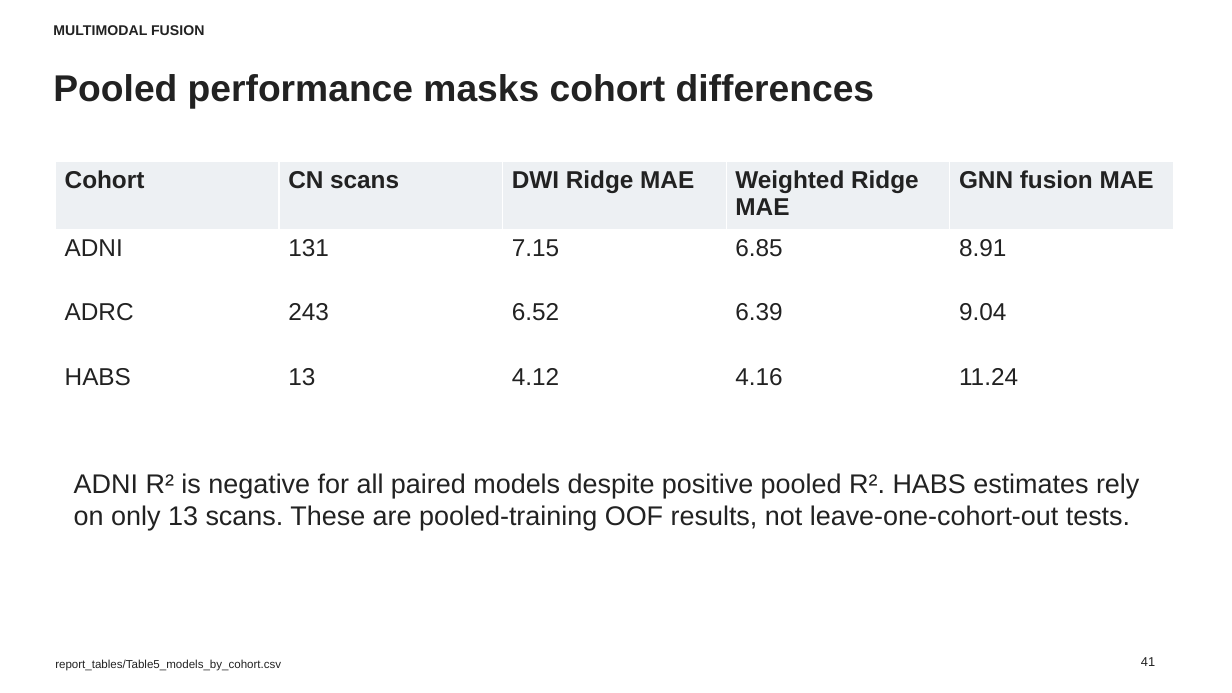
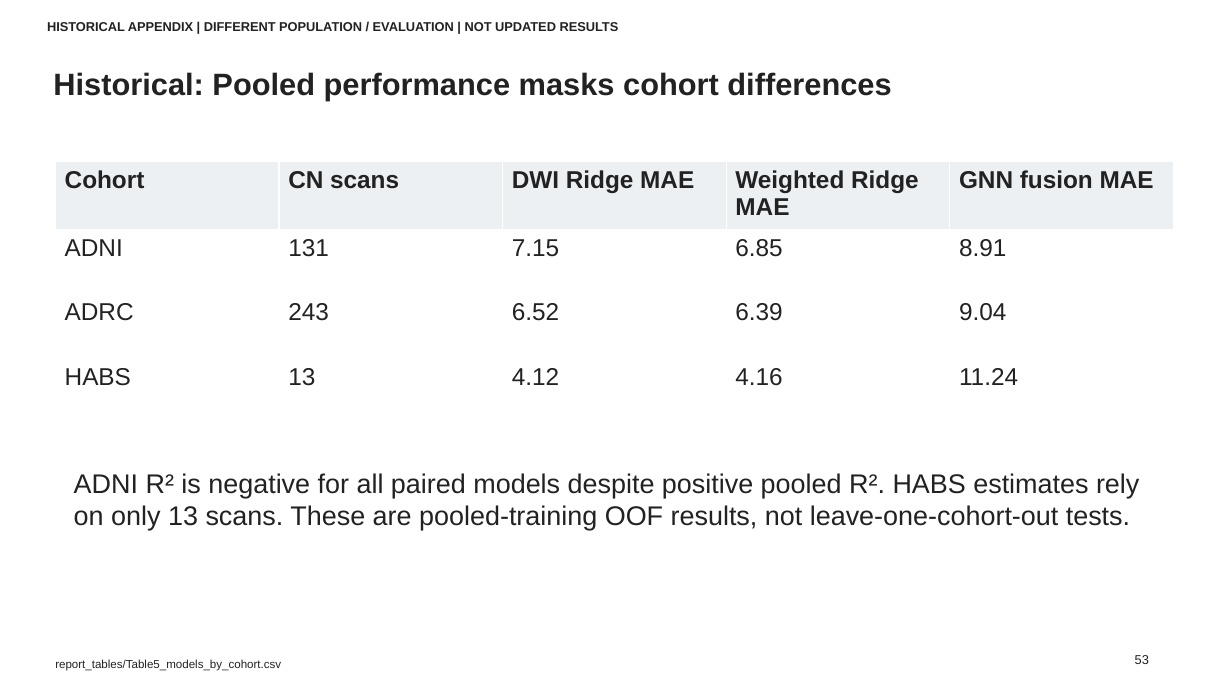
Before and after one commit to mintchoc0326/BAG-Prediction, a slide deck: slide 53 of reports/brain_age/slides/Connectome_Brain_Age_Results_English_Editable_with_Pipelines.pptx (slide 41 before the commit). Drawn at 1232x693 pixels with LibreOffice and Linux fonts; fonts in the diff are those of the drawing. Boxes give left, top, right and bottom in pixels: in the first picture for what was removed or moved away, otherwise in the second. Text is boxed around its words. In the diff, an @@ line names an element or a change of style, - is before the commit and + after.

```diff
--- a/reports/brain_age/slides/Connectome_Brain_Age_Results_English_Editable_with_Pipelines.pptx
+++ b/reports/brain_age/slides/Connectome_Brain_Age_Results_English_Editable_with_Pipelines.pptx
@@ text at [47,22,619,31]: text changed; size 11 to 10 pt @@
-MULTIMODAL FUSION
+HISTORICAL APPENDIX | DIFFERENT POPULATION / EVALUATION | NOT UPDATED RESULTS
@@ text at [53,72,891,100]: text changed; size 29 to 24 pt @@
-Pooled performance masks cohort differences
+Historical: Pooled performance masks cohort differences
@@ text at [1135,655,1149,664]: text changed @@
-41
+53
```
Also in this commit, not shown: 14 other slides changed, 43 slides added, 39 slides removed, 4 other files.
